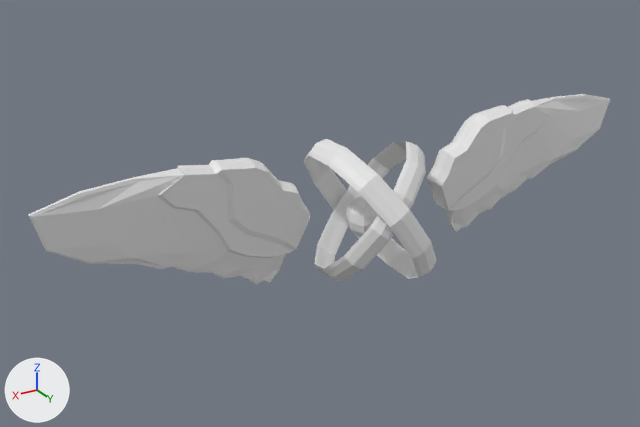
An edit to the Blender file 3d/6anel.blend, drawn before and after from the same camera.
Camera for both pictures: a 50 mm lens placed at (7.04, 10.3, 6.03), pointed at (0.7, -0.27, 0.75). Every picture has the same lights, and +X, +Y and +Z are marked at lower left.
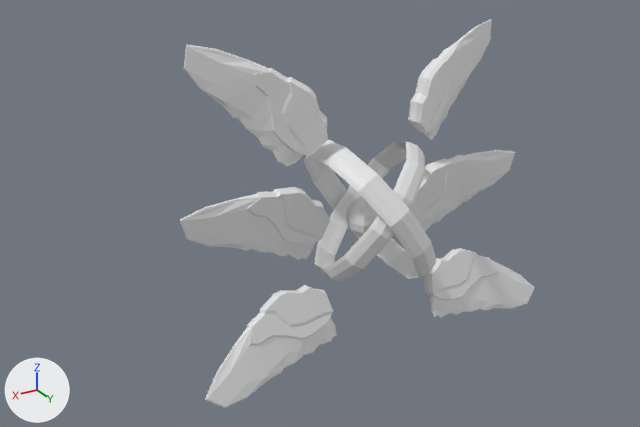
Location of each change, [x1, y1, x2, y2] in pixels of the pictures (640 x 427 px):
```json
{"object": "Cube", "change": "moved, turned, rescaled", "before": [28, 158, 310, 284], "after": [205, 285, 337, 408]}
{"object": "Cube.001", "change": "moved, turned, rescaled", "before": [427, 94, 610, 232], "after": [423, 248, 535, 318]}
{"object": "Cube.003", "change": "added", "after": [184, 44, 328, 167]}
{"object": "Cube.005", "change": "added", "after": [180, 187, 330, 260]}
{"object": "Cube.004", "change": "added", "after": [410, 150, 516, 231]}
{"object": "Cube.002", "change": "added", "after": [408, 20, 492, 140]}
```

Edits to the scene script, one JSON object a line:
```json
{"op": "set", "path": "ob_cube.location", "old": "(2.97, 0.05, 0.85)", "new": "(1.8, 0.55, -0.93)"}
{"op": "set", "path": "ob_cube.rotation_euler", "old": "(-0.0521, -0.052, -0.0223)", "new": "(0.445, 0.538, 0.252)", "note": "degrees (-3, -3, -1.3) -> degrees (25, 31, 14)"}
{"op": "set", "path": "ob_cube.scale", "old": "(1.0, -0.119, 1.0)", "new": "(0.603, -0.0715, 0.603)"}
{"op": "set", "path": "ob_cube_001.location", "old": "(-2.95, 0.05, 0.85)", "new": "(-1.77, 0.57, -1.01)"}
{"op": "set", "path": "ob_cube_001.rotation_euler", "old": "(0.0521, -0.0519, 3.157)", "new": "(-0.426, 0.469, 2.988)", "note": "degrees (3, -3, 181) -> degrees (-24, 27, 171)"}
{"op": "set", "path": "ob_cube_001.scale", "old": "(1.0, 0.119, 1.0)", "new": "(0.603, 0.0715, 0.603)"}
{"op": "add", "block": "ob_cube_005", "code": ["ob_cube_005 = bpy.data.objects.new('Cube.005', me_cube_002.copy())  # the mesh of ob_cube_001", "ob_cube_005.location = (1.8, -0.09, 0.66)", "ob_cube_005.rotation_euler = (-0.0521, -0.052, -0.0223)  # degrees (-3, -3, -1.3)", "ob_cube_005.scale = (0.603, -0.0715, 0.603)"]}
{"op": "add", "block": "ob_cube_004", "code": ["ob_cube_004 = bpy.data.objects.new('Cube.004', me_cube_002.copy())  # the mesh of ob_cube_001", "ob_cube_004.location = (-1.77, -0.08, 0.56)", "ob_cube_004.rotation_euler = (0.0521, -0.0519, 3.157)  # degrees (3, -3, 181)", "ob_cube_004.scale = (0.603, 0.0715, 0.603)"]}
{"op": "add", "block": "ob_cube_003", "code": ["ob_cube_003 = bpy.data.objects.new('Cube.003', me_cube_002.copy())  # the mesh of ob_cube_001", "ob_cube_003.location = (1.7, -0.43, 2.39)", "ob_cube_003.rotation_euler = (-0.0415, -0.486, -0.446)  # degrees (-2.4, -28, -26)", "ob_cube_003.scale = (0.603, -0.0715, 0.603)"]}
{"op": "add", "block": "ob_cube_002", "code": ["ob_cube_002 = bpy.data.objects.new('Cube.002', me_cube_002.copy())  # the mesh of ob_cube_001", "ob_cube_002.location = (-1.87, -0.42, 2.29)", "ob_cube_002.rotation_euler = (0.0461, -0.416, 3.435)  # degrees (2.6, -24, 197)", "ob_cube_002.scale = (0.603, 0.0715, 0.603)"]}
```
